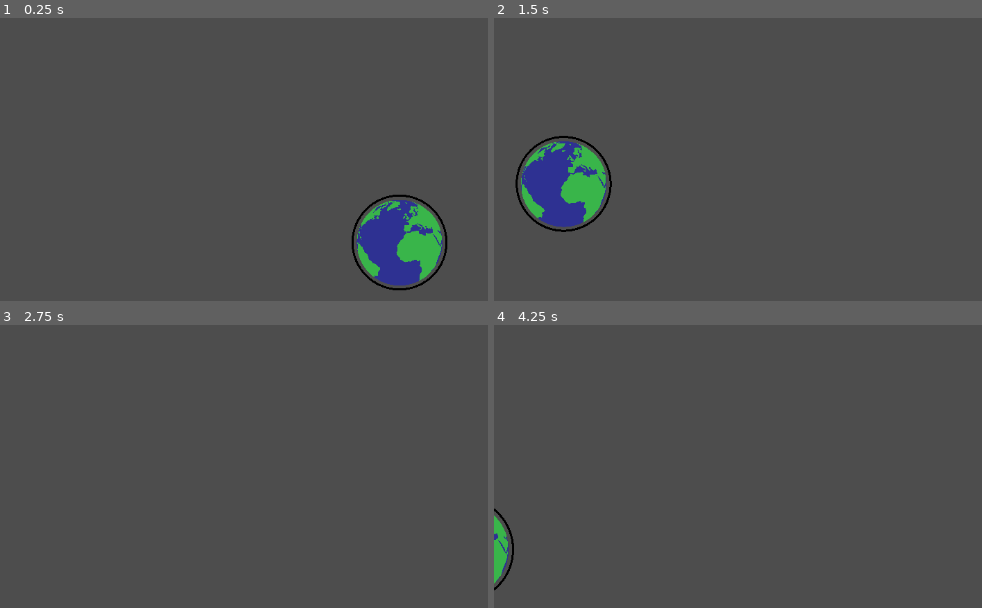
Above: before the commit, frames 1-4 (two rows, left to right).
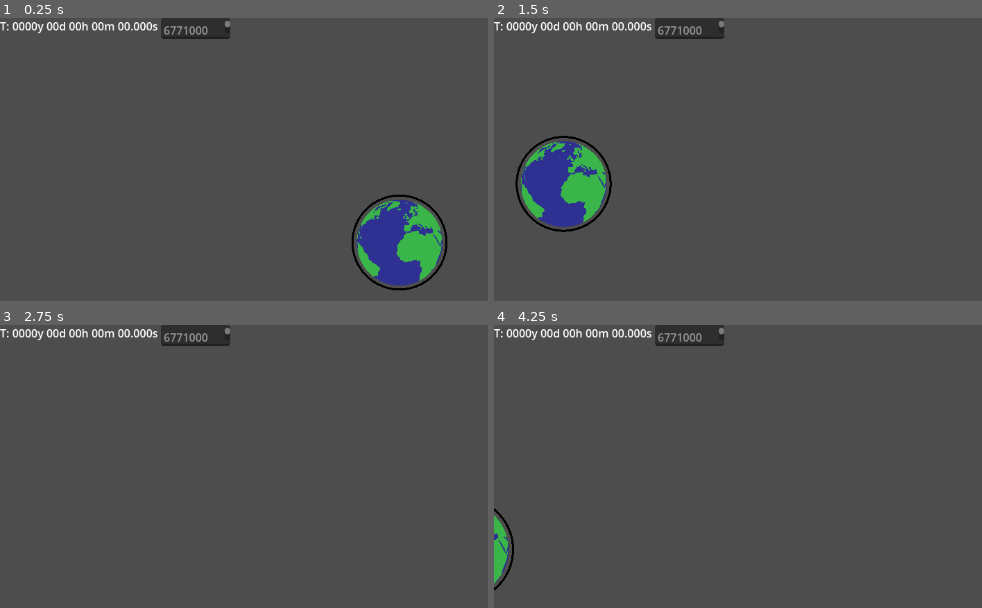
Above: after the commit, the same moments.

Repository: burtonwilliamt/mantle-of-responsibility
Game: Godot game, scene res://earth.tscn
Two runs of this game, one before a commit and one after it. Both use one fixed random seed, a clock stepped at 60 frames per second and the inputs below.
Inputs (mouse positions are in pixels of both pictures, inside the frame that each line leads up to):
- Up to frame 1 (0.25 s): no input
- Up to frame 2 (1.5 s): tap Enter at 0.5 s; move the mouse to (outside the picture) at 0.52 s; hold D (right) 0.53-1.28 s; tap Mouse wheel up (zoom_in) at 0.6 s; move the mouse to (733, 264) at 1.27 s; hold S (down) from 1.28 s (still down); tap Mouse wheel down (zoom_out) at 1.35 s
- Up to frame 3 (2.75 s): move the mouse to (478, 449) at 2.02 s; release S (down) at 2.03 s; hold D (right) from 2.03 s (still down); tap Mouse wheel up (zoom_in) at 2.1 s
- Up to frame 4 (4.25 s): tap Space at 2.75 s; move the mouse to (outside the picture) at 2.77 s; release D (right) at 2.78 s; hold W (up) 2.78-3.53 s; tap Mouse wheel down (zoom_out) at 2.85 s; tap Enter at 3.5 s; move the mouse to (outside the picture) at 3.52 s; hold A (left) from 3.53 s (still down); tap Mouse wheel up (zoom_in) at 3.6 s

The runs differ from the first frame. In frame 1, 1.5% of the frame differs, in the area x 0-48%, y 0-8%; in frame 2, 1.5%; in frame 3, 1.5%; in frame 4, 1.5%.

Commit message:
HUD

Diff:
--- a/earth.tscn
+++ b/earth.tscn
@@ -1,11 +1,16 @@
-[gd_scene load_steps=4 format=3 uid="uid://bkpnhbl8w6cny"]
+[gd_scene load_steps=5 format=3 uid="uid://bkpnhbl8w6cny"]
 
 [ext_resource type="Texture2D" uid="uid://dfo62l3onf34c" path="res://earth.png" id="1_d4fgn"]
 [ext_resource type="Script" path="res://earth.gd" id="1_hfnjb"]
+[ext_resource type="PackedScene" uid="uid://cqoyhx7gottoy" path="res://hud.tscn" id="2_mxkiy"]
 [ext_resource type="PackedScene" uid="uid://8ub3ytnuu1us" path="res://orbit.tscn" id="3_0fsk2"]
 
 [node name="Node2D" type="Node2D"]
 script = ExtResource("1_hfnjb")
+
+[node name="CanvasLayer" type="CanvasLayer" parent="."]
+
+[node name="Hud" parent="CanvasLayer" instance=ExtResource("2_mxkiy")]
 
 [node name="Sprite2D" type="Sprite2D" parent="."]
 scale = Vector2(0.1, 0.1)
--- /dev/null
+++ b/hud.tscn
@@ -0,0 +1,24 @@
+[gd_scene format=3 uid="uid://cqoyhx7gottoy"]
+
+[node name="Hud" type="BoxContainer"]
+anchors_preset = 15
+anchor_right = 1.0
+anchor_bottom = 1.0
+grow_horizontal = 2
+grow_vertical = 2
+
+[node name="Label" type="Label" parent="."]
+layout_mode = 2
+size_flags_horizontal = 0
+size_flags_vertical = 0
+text = "T: 0000y 00d 00h 00m 00.000s"
+
+[node name="HBoxContainer" type="HBoxContainer" parent="."]
+layout_mode = 2
+size_flags_horizontal = 8
+size_flags_vertical = 0
+
+[node name="TextEdit" type="TextEdit" parent="HBoxContainer"]
+custom_minimum_size = Vector2(100, 30)
+layout_mode = 2
+placeholder_text = "6771000"
